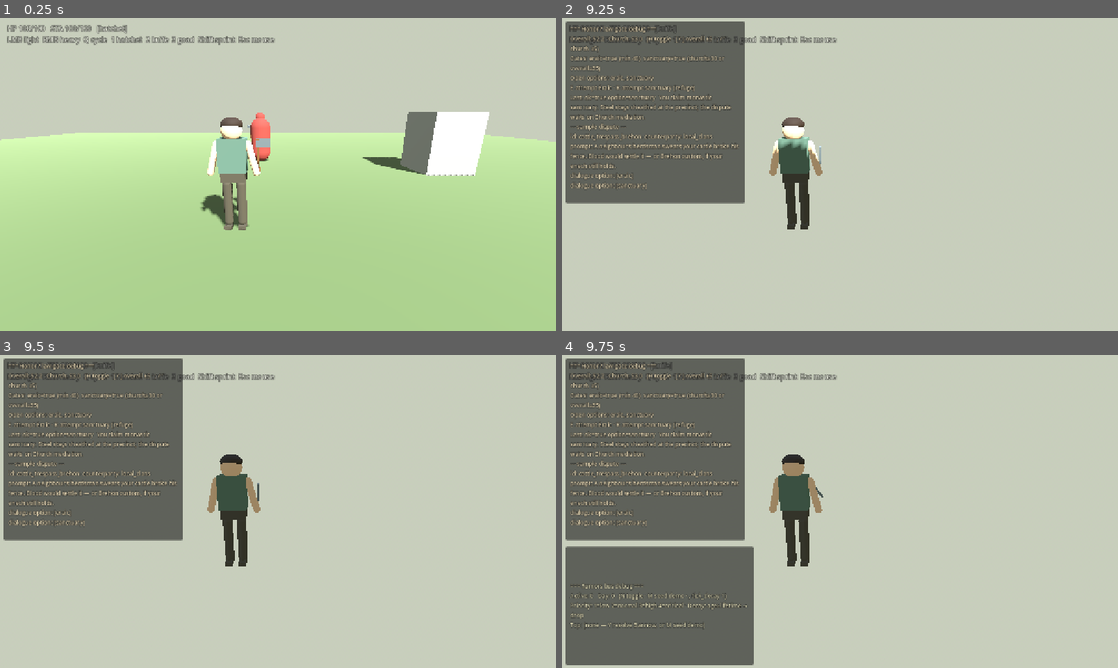
Above: before the commit, frames 1-4 (two rows, left to right).
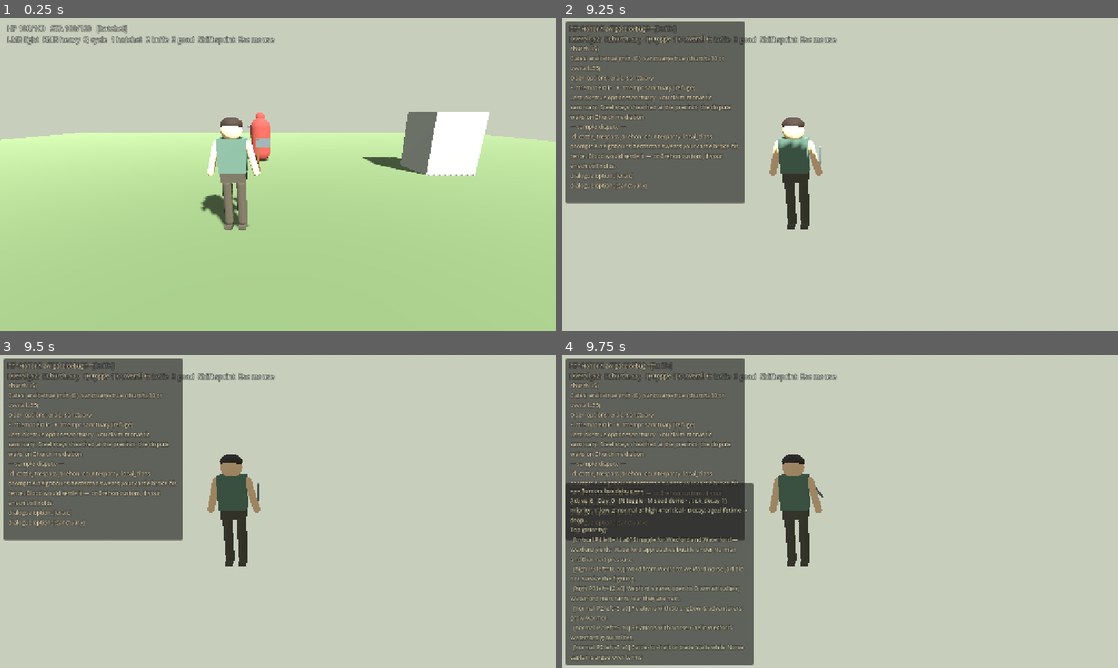
Above: after the commit, the same moments.

Repository: fortins4/devPlayground
Game: Godot game, scene res://scenes/main/main.tscn
Same seed, same stepped clock (60 frames per second), same inputs: the game is played once before the commit and once after it.
Inputs (mouse positions are in pixels of both pictures, inside the frame that each line leads up to):
- Up to frame 1 (0.25 s): no input
- Up to frame 2 (9.25 s): tap Enter at 0.5 s; move the mouse to (867, 174) at 0.52 s; hold W (move_forward) 0.53-5.78 s; tap I at 0.6, 1.55, 2.3, 3.05, 3.8, 4.55, 5.3, 6.05, 6.6, 7.55, 8.3, 9.05 s; click (867, 174) at 0.67 s; tap Space (jump) at 0.77, 1.52, 3.02, 3.77, 4.52, 6.02, 6.77, 7.52, 9.02 s; move the mouse to (812, 174) at 1.27 s; right-click (812, 174) at 1.35 s; move the mouse to (851, 168) at 2.02 s; press the mouse at (851, 168) at 2.03 s; move the mouse to (834, 180) at 2.77 s; release the mouse at (834, 180) at 2.78 s; tap Q (cycle_weapon) at 2.85 s; click (834, 180) at 2.92 s; move the mouse to (878, 177) at 3.52 s; hold Shift (sprint) 3.53-4.28 s; move the mouse to (795, 171) at 4.27 s; tap 3 (weapon_goad) at 4.35 s; move the mouse to (845, 174) at 5.02 s; hold 1 (weapon_hatchet) 5.03-5.78 s; click (845, 174) at 5.17 s; move the mouse to (817, 168) at 5.77 s; hold D (move_right) 5.78-6.53 s; tap 2 (weapon_knife) at 5.85 s; move the mouse to (867, 174) at 6.52 s; hold W (move_forward) 6.53-8.78 s; move the mouse to (812, 174) at 7.27 s; tap H at 7.35 s; click (812, 174) at 7.42 s; move the mouse to (851, 168) at 8.02 s; tap E at 8.1 s; move the mouse to (834, 180) at 8.77 s; hold A (move_left) from 8.78 s (still down); tap R at 8.85 s
- Up to frame 3 (9.5 s): keep holding A (move_left)
- Up to frame 4 (9.75 s): move the mouse to (878, 514) at 9.52 s; release A (move_left) at 9.53 s; hold W (move_forward) from 9.53 s (still down); tap N at 9.6 s; click (878, 514) at 9.67 s

Frames 1-3 are identical in both runs. In frame 4, 8.6% of the frame differs, in the area x 0-35%, y 40-98%.

Commit message:
feat(timeline): Wexford/Waterford event #2 stubs after Bannow
Seed wexford_waterford_struggle on day 14 with EventOutcome variables,
history-weighted resolve (towns_fall/contested/hold), attitude + need +
rumor ripples, and F5 debug (I force-resolve). Local only — no push.

Diff:
--- a/scripts/autoload/world_clock.gd
+++ b/scripts/autoload/world_clock.gd
@@ -7,6 +7,7 @@
 ## Day-advance: `advance_day()` increments the calendar then resolves every
 ## unresolved event with `scheduled_day <= day` (overdue inclusive). Bannow Bay
 ## is seeded on day 0; the first `advance_day(1)` therefore resolves it.
+## Event #2 (Wexford/Waterford struggle) is scheduled on day 14.
 
 signal day_advanced(day: int)
 signal event_triggered(event_id: StringName)
@@ -22,6 +23,7 @@
 ## on a later advance (see `_resolve_due_events`).
 var scheduled_events: Dictionary = {
 	0: &"bannow_bay_landing",
+	14: &"wexford_waterford_struggle",
 }
 
 ## Ring buffer of recent resolve summaries for the debug readout.
@@ -34,6 +36,7 @@
 
 func _ready() -> void:
 	_seed_bannow_bay()
+	_seed_wexford_waterford()
 
 
 func _seed_bannow_bay() -> void:
@@ -63,6 +66,34 @@
 	events[outcome.event_id] = outcome
 
 
+func _seed_wexford_waterford() -> void:
+	var outcome := EventOutcome.new()
+	outcome.event_id = &"wexford_waterford_struggle"
+	outcome.display_name = "Struggle for Wexford and Waterford"
+	outcome.scheduled_day = 14
+	outcome.historical_bias = 0.75
+	# History-leaning: FitzStephen / Diarmait pressure on the Norse ports (1169).
+	outcome.historical_troops = 0.6
+	outcome.historical_morale = 0.58
+	outcome.historical_supplies = 0.55
+	outcome.historical_survivors = {
+		&"robert_fitzstephen": true,
+		&"diarmait_mac_murchada": true,
+		&"wexford_norse_jarl": false,
+	}
+	outcome.historical_allegiance = {
+		&"wexford_town": &"anglo_normans",
+		&"waterford_approaches": &"norse_wexford_waterford",
+		&"ui_chennselaig_core": &"ui_chennselaig",
+	}
+	outcome.troops = outcome.historical_troops
+	outcome.morale = outcome.historical_morale
+	outcome.supplies = outcome.historical_supplies
+	outcome.key_survivors = outcome.historical_survivors.duplicate(true)
+	outcome.clan_allegiance = outcome.historical_allegiance.duplicate(true)
+	events[outcome.event_id] = outcome
+
+
 func get_outcome(event_id: StringName) -> EventOutcome:
 	return events.get(event_id) as EventOutcome
 
@@ -154,7 +185,16 @@
 func _resolve_outcome(outcome: EventOutcome) -> void:
 	if not outcome.player_present:
 		outcome.apply_history_weight()
-	# Simple slice heuristic: strong Norman beachhead if troops+morale+supplies high.
+	match outcome.event_id:
+		&"wexford_waterford_struggle":
+			_resolve_wexford_waterford(outcome)
+		_:
+			_resolve_bannow_bay(outcome)
+	outcome.resolved = true
+
+
+func _resolve_bannow_bay(outcome: EventOutcome) -> void:
+	# Strong Norman beachhead if troops+morale+supplies high.
 	var pressure := (outcome.troops + outcome.morale + outcome.supplies) / 3.0
 	if pressure >= 0.55:
 		outcome.result_tag = &"norman_foothold"
@@ -165,7 +205,29 @@
 	else:
 		outcome.result_tag = &"landing_checked"
 		outcome.result_summary = "%s — Gaelic resistance checks the landing." % outcome.display_name
-	outcome.resolved = true
+
+
+func _resolve_wexford_waterford(outcome: EventOutcome) -> void:
+	# Port-town struggle: high pressure → towns fall to Norman/Diarmait axis.
+	var pressure := (outcome.troops + outcome.morale + outcome.supplies) / 3.0
+	if pressure >= 0.55:
+		outcome.result_tag = &"towns_fall"
+		outcome.result_summary = (
+			"%s — Wexford yields; Waterford approaches buckle under Norman and Diarmait pressure."
+			% outcome.display_name
+		)
+	elif pressure >= 0.35:
+		outcome.result_tag = &"towns_contested"
+		outcome.result_summary = (
+			"%s — harbor fighting stalls; neither side holds both ports cleanly."
+			% outcome.display_name
+		)
+	else:
+		outcome.result_tag = &"towns_hold"
+		outcome.result_summary = (
+			"%s — Norse-Gaelic defenses hold the ports; the inland advance slows."
+			% outcome.display_name
+		)
 
 
 func _broadcast_outcome(outcome: EventOutcome) -> void:
@@ -193,6 +255,23 @@
 			Factions.modify_attitude(&"norse_wexford_waterford", 6.0)
 			Factions.modify_attitude(&"ui_chennselaig", -2.0)
 			Factions.modify_attitude(&"local_clans", 3.0)
+		&"towns_fall":
+			Factions.modify_attitude(&"anglo_normans", 10.0)
+			Factions.modify_attitude(&"ui_chennselaig", 6.0)
+			Factions.modify_attitude(&"norse_wexford_waterford", -18.0)
+			Factions.modify_attitude(&"norse_dublin", -6.0)
+			Factions.modify_attitude(&"local_clans", -5.0)
+			Factions.modify_attitude(&"high_kingship", -5.0)
+		&"towns_contested":
+			Factions.modify_attitude(&"anglo_normans", 3.0)
+			Factions.modify_attitude(&"norse_wexford_waterford", -8.0)
+			Factions.modify_attitude(&"ui_chennselaig", 2.0)
+		&"towns_hold":
+			Factions.modify_attitude(&"anglo_normans", -8.0)
+			Factions.modify_attitude(&"norse_wexford_waterford", 12.0)
+			Factions.modify_attitude(&"norse_dublin", 4.0)
+			Factions.modify_attitude(&"ui_chennselaig", -3.0)
+			Factions.modify_attitude(&"local_clans", 4.0)
 	# Clan allegiance soft ripples (slice-scale: map allegiance tags → faction nudges).
 	for _clan in outcome.clan_allegiance.keys():
 		var alleg: StringName = outcome.clan_allegiance[_clan]
@@ -221,6 +300,21 @@
 			Factions.set_need_pressure(&"anglo_normans", &"supplies_landing", 0.9)
 			Factions.set_need_pressure(&"norse_wexford_waterford", &"harbor_defense", 0.5)
 			Factions.set_need_pressure(&"ui_chennselaig", &"warrior_host", 0.8)
+		&"towns_fall":
+			Factions.set_need_pressure(&"anglo_normans", &"supplies_landing", 0.25)
+			Factions.set_need_pressure(&"anglo_normans", &"local_guides", 0.35)
+			Factions.set_need_pressure(&"norse_wexford_waterford", &"harbor_defense", 0.4)
+			Factions.set_need_pressure(&"norse_wexford_waterford", &"trade_cattle", 0.8)
+			Factions.set_need_pressure(&"ui_chennselaig", &"warrior_host", 0.45)
+		&"towns_contested":
+			Factions.set_need_pressure(&"anglo_normans", &"supplies_landing", 0.65)
+			Factions.set_need_pressure(&"norse_wexford_waterford", &"harbor_defense", 0.9)
+			Factions.set_need_pressure(&"ui_chennselaig", &"warrior_host", 0.65)
+		&"towns_hold":
+			Factions.set_need_pressure(&"anglo_normans", &"supplies_landing", 0.85)
+			Factions.set_need_pressure(&"anglo_normans", &"local_guides", 0.7)
+			Factions.set_need_pressure(&"norse_wexford_waterford", &"harbor_defense", 0.55)
+			Factions.set_need_pressure(&"ui_chennselaig", &"warrior_host", 0.75)
 
 
 func _emit_outcome_rumors(outcome: EventOutcome) -> void:
@@ -234,6 +328,9 @@
 		14
 	)
 	# Flavor / survivor secondary rumors so the bus shows more than one line.
+	var place := "Bannow"
+	if outcome.event_id == &"wexford_waterford_struggle":
+		place = "Wexford"
 	var fallen: Array[String] = []
 	for who in outcome.key_survivors.keys():
 		if not bool(outcome.key_survivors[who]):
@@ -241,15 +338,18 @@
 	if not fallen.is_empty():
 		Rumors.add_rumor(
 			StringName("rumor_%s_survivors" % String(outcome.event_id)),
-			"Word from Bannow: %s did not survive the landing." % ", ".join(fallen),
+			"Word from %s: %s did not survive the fighting." % [place, ", ".join(fallen)],
 			outcome.event_id,
 			Rumors.PRIORITY_HIGH,
 			10
 		)
 	else:
+		var ok_text := "Messengers say Diarmait and FitzStephen still live after the landing."
+		if outcome.event_id == &"wexford_waterford_struggle":
+			ok_text = "Messengers say Diarmait and FitzStephen still live after the port struggle."
 		Rumors.add_rumor(
 			StringName("rumor_%s_survivors" % String(outcome.event_id)),
-			"Messengers say Diarmait and FitzStephen still live after the landing.",
+			ok_text,
 			outcome.event_id,
 			Rumors.PRIORITY_NORMAL,
 			7
@@ -270,6 +370,37 @@
 				outcome.event_id,
 				Rumors.PRIORITY_HIGH,
 				8
+			)
+		&"towns_fall":
+			Rumors.add_rumor(
+				&"rumor_wexford_ports_fall",
+				"Wexford's gates open to Diarmait's allies; Waterford merchants fear they are next.",
+				outcome.event_id,
+				Rumors.PRIORITY_HIGH,
+				12
+			)
+			Rumors.add_rumor(
+				&"rumor_wexford_trade_shock",
+				"Cattle-for-harbor trade stalls while Norse captains argue over terms.",
+				outcome.event_id,
+				Rumors.PRIORITY_NORMAL,
+				8
+			)
+		&"towns_contested":
+			Rumors.add_rumor(
+				&"rumor_wexford_ports_contested",
+				"Smoke over the harbors — neither Norman nor Norse holds both ports cleanly.",
+				outcome.event_id,
+				Rumors.PRIORITY_HIGH,
+				10
+			)
+		&"towns_hold":
+			Rumors.add_rumor(
+				&"rumor_wexford_ports_hold",
+				"Norse-Gaelic walls hold; word spreads that the inland advance has slowed.",
+				outcome.event_id,
+				Rumors.PRIORITY_HIGH,
+				10
 			)
 
 
@@ -326,28 +457,36 @@
 	}
 
 
+
+func _append_event_debug_lines(lines: PackedStringArray, event_id: StringName, label: String) -> void:
+	var outcome := get_outcome(event_id)
+	if outcome == null:
+		lines.append("%s: (missing EventOutcome)" % label)
+		return
+	lines.append(
+		"%s: day=%d resolved=%s tag=%s present=%s" % [
+			label,
+			outcome.scheduled_day,
+			str(outcome.resolved),
+			String(outcome.result_tag) if outcome.result_tag != &"" else "(pending)",
+			str(outcome.player_present),
+		]
+	)
+	lines.append(
+		"  troops=%.2f morale=%.2f supplies=%.2f bias=%.2f" % [
+			outcome.troops, outcome.morale, outcome.supplies, outcome.historical_bias,
+		]
+	)
+	if outcome.resolved and outcome.result_summary != "":
+		lines.append("  summary: %s" % outcome.result_summary)
+
+
 func get_debug_text() -> String:
 	var lines: PackedStringArray = PackedStringArray()
-	lines.append("=== WorldClock / Bannow debug ===")
-	lines.append("Day: %d   (T toggle · Y advance day · U force-resolve Bannow)" % day)
-	var bannow := get_outcome(&"bannow_bay_landing")
-	if bannow:
-		lines.append(
-			"Bannow: resolved=%s  tag=%s  present=%s" % [
-				str(bannow.resolved),
-				String(bannow.result_tag) if bannow.result_tag != &"" else "(pending)",
-				str(bannow.player_present),
-			]
-		)
-		lines.append(
-			"  troops=%.2f morale=%.2f supplies=%.2f bias=%.2f" % [
-				bannow.troops, bannow.morale, bannow.supplies, bannow.historical_bias,
-			]
-		)
-		if bannow.resolved and bannow.result_summary != "":
-			lines.append("  summary: %s" % bannow.result_summary)
-	else:
-		lines.append("Bannow: (missing EventOutcome)")
+	lines.append("=== WorldClock / living-history debug ===")
+	lines.append("Day: %d   (T toggle · Y advance · U force Bannow · I force Wexford)" % day)
+	_append_event_debug_lines(lines, &"bannow_bay_landing", "Bannow")
+	_append_event_debug_lines(lines, &"wexford_waterford_struggle", "Wexford/Waterford")
 	if Factions:
 		lines.append("Attitudes (Leinster):")
 		for fid in Factions.LEINSTER_ACTIVE:
--- a/scripts/ui/timeline_debug_hud.gd
+++ b/scripts/ui/timeline_debug_hud.gd
@@ -5,6 +5,7 @@
 ##   T — show / hide panel
 ##   Y — WorldClock.advance_day(1)
 ##   U — force-resolve Bannow Bay (skips calendar)
+##   I — force-resolve Wexford/Waterford struggle (skips calendar)
 
 @onready var panel: PanelContainer = $Margin/Panel
 @onready var label: Label = $Margin/Panel/Margin/Label
@@ -49,6 +50,11 @@
 					WorldClock.force_resolve(&"bannow_bay_landing")
 					_refresh()
 				get_viewport().set_input_as_handled()
+			KEY_I:
+				if WorldClock:
+					WorldClock.force_resolve(&"wexford_waterford_struggle")
+					_refresh()
+				get_viewport().set_input_as_handled()
 
 
 func _toggle() -> void:
Not shown, changed: systems/timeline/README.md
